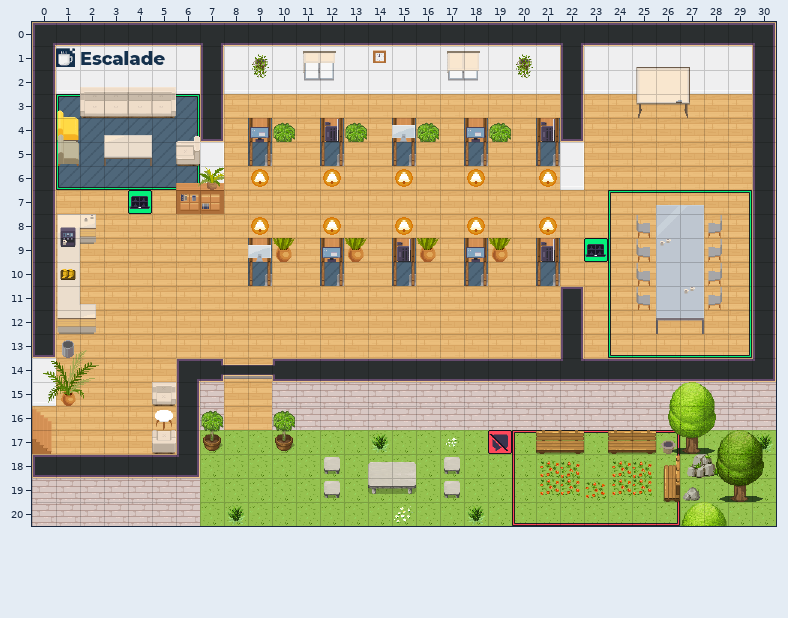
An edit to a level. Tiled map (JSON), office.tmj. Above, as it was before the edit.
Cells are 32x32 px. Shown: x 0..30, y 0..20.
After the commit:
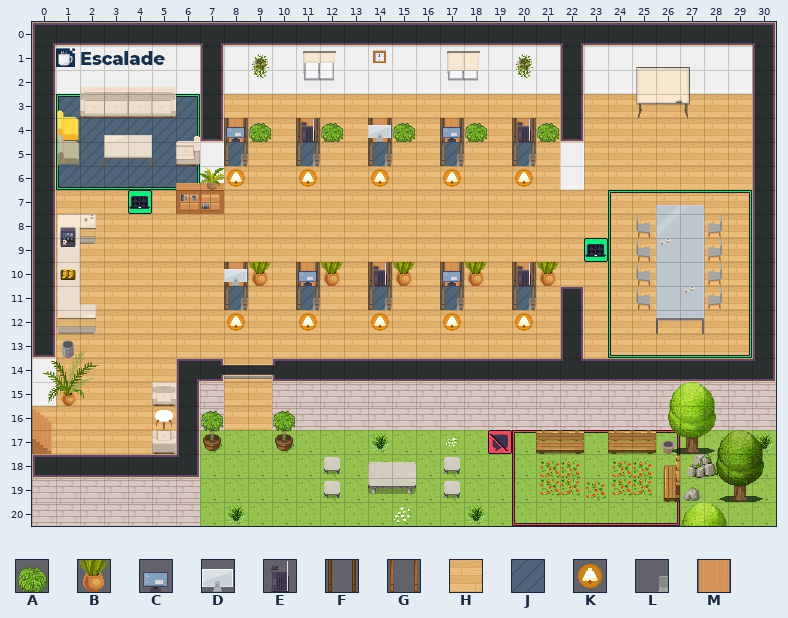
Key: from "Chunk 1": A 2, B 4, C 6, D 7, E 8, F 26, G 27, H 45, J 46, K 108; from "Chunk 2": L 16, M 19.
_ is an empty cell.
Tiles replaced or removed in this view: A, B, C, D, E, F, G, H, J, K, L, M.
Changes in this commit:
Changed rows in their new state; . is an unchanged cell.
Layer "floor/floor1":
first column x 8:
 4 JH.JH.JH.JH.JH
 5 JH.JH.JH.JH.JH
first column x 8:
 9 .H..H..H..H..H
10 JH.JH.JH.JH.JH
11 J..J..J..J..J.
Layer "floor/floor2":
first column x 8:
 6 K_.K_.K_.K_.K_
 8 ._.._.._.._.._
first column x 8:
12 K..K..K..K..K
Layer "furniture/furniture1":
first column x 8:
 4 M_.M_.M_.M_.M_
 5 L_.L_.L_.L_.L_
first column x 8:
 9 ._.._.._.._.._
10 M_.M_.M_.M_.M_
11 L..L..L..L..L.
Layer "furniture/furniture2":
first column x 8:
 4 FA_FA_FA_FA_FA
 5 G_.G_.G_.G_.G_
first column x 8:
 9 .__.__.__.__._
10 FB.FB.FB.FB.FB
11 G..G..G..G..G.
Layer "furniture/furniture3":
first column x 8:
 4 C_.E_.D_.C_.E_
first column x 8:
 9 ._.._.._.._.._
10 D..C..E..C..E.
Boxes around the changes in both pictures, in picture pixels (x1, y1, x2, y2):
changed: (224, 118, 560, 187)
changed: (224, 217, 560, 331)
